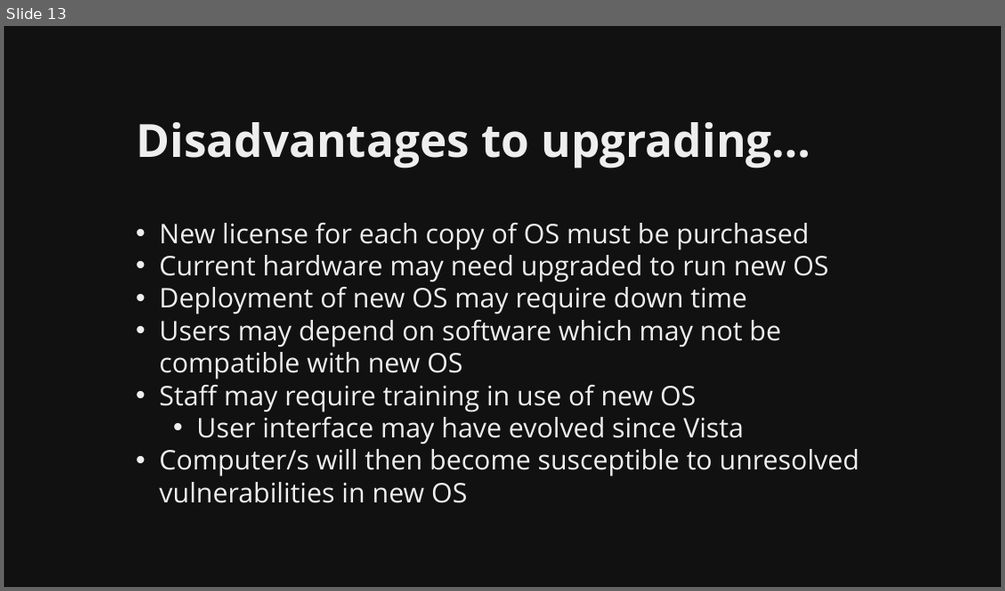
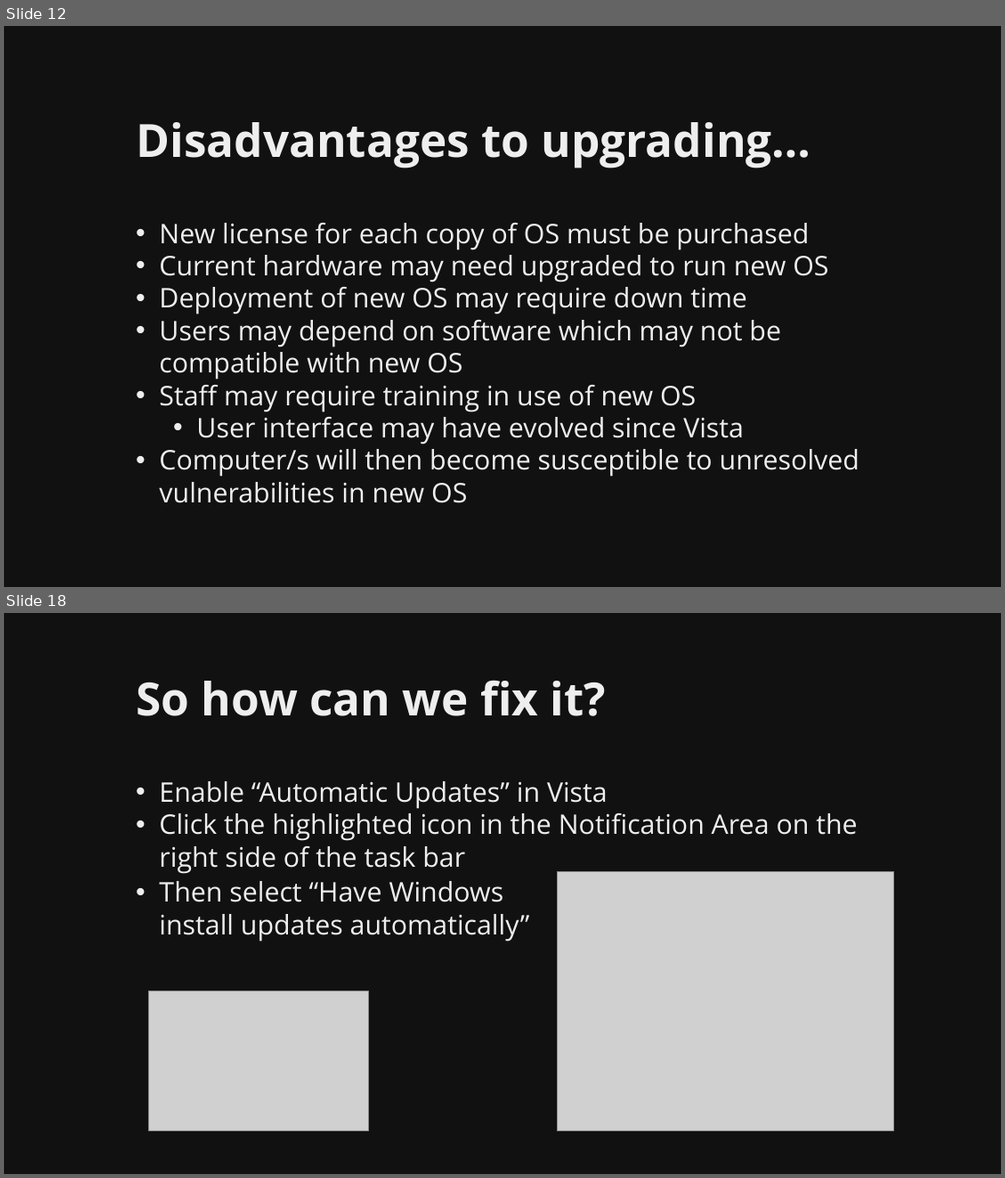
Before and after one commit to martymcflywa/ecu, a slide deck: year_1/sem_2/CSI1101_computer_security/0b_assignment_2_[22MAY15_0900]/dev/CSI1101_PONCE_A2_v01.pptx. Shown one above the other, each under a label of ours: slide 13 before the commit, slides 12 and 18 after it; the slides between them are not shown. The pictures are 1005x591 and 1005x1178 pixels, drawn with LibreOffice and Linux fonts; fonts in the diff are those of the drawing; grey boxes stand for pictures. Boxes give left, top, right and bottom in pixels: in the first picture for what was removed or moved away, otherwise in the second. Text is boxed around its words. In the diff, an @@ line names an element or a change of style, - is before the commit and + after.

```diff
--- a/year_1/sem_2/CSI1101_computer_security/0b_assignment_2_[22MAY15_0900]/dev/CSI1101_PONCE_A2_v01.pptx
+++ b/year_1/sem_2/CSI1101_computer_security/0b_assignment_2_[22MAY15_0900]/dev/CSI1101_PONCE_A2_v01.pptx
@@ slide 18 added at (4,613,1001,1174), background #111111 @@
@@ title added at (136,680,606,716), 44 pt, text #EEEEEE, bold @@
+So how can we fix it?
@@ text added at (159,781,857,874), 26 pt, text #EEEEEE @@
+• Enable “Automatic Updates” in Vista
+• Click the highlighted icon in the Notification Area on the right side of the task bar
@@ picture added at (558,872,895,1130) @@
@@ text added at (159,881,530,941), 26 pt, text #EEEEEE @@
+• Then select “Have Windows install updates automatically”
@@ picture added at (149,991,369,1130) @@
@@ what was slide 13 is now slide 12 @@
```
Also in this commit, not shown: 4 slides changed, 7 other slides added, 1 slide removed, 3 other files.
